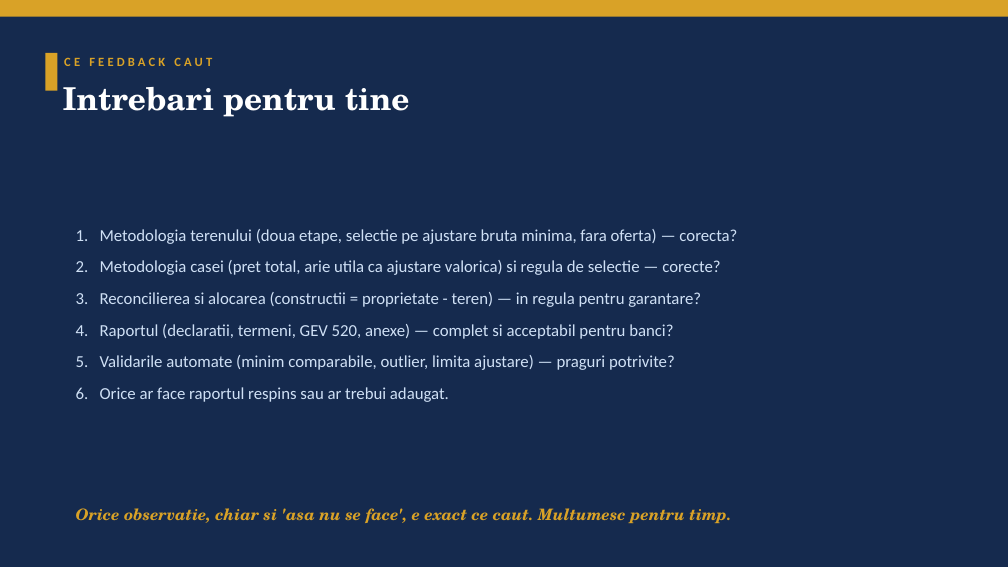
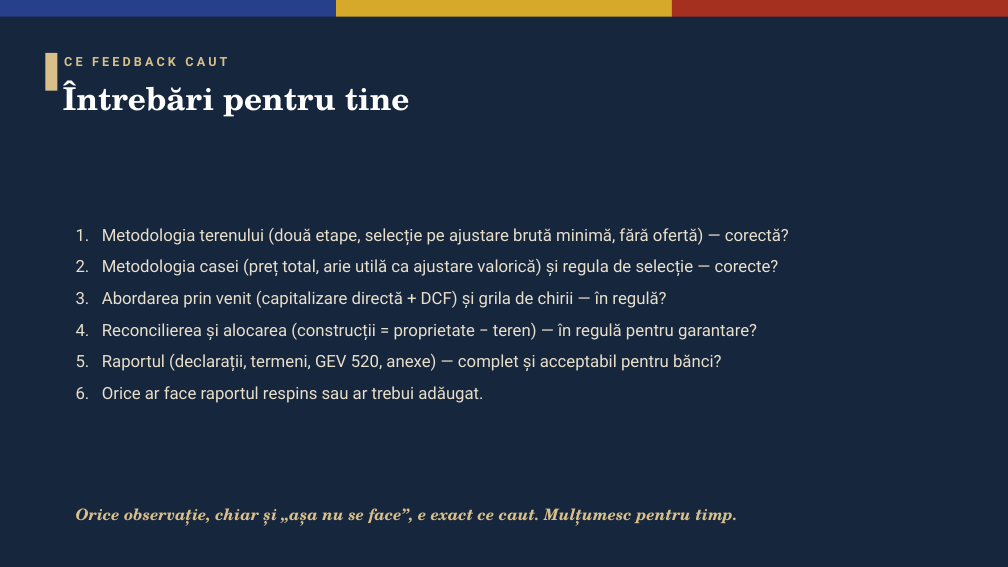
Before and after one commit to adrianserbanescu-byte/anevar, a slide deck: slide 12 of docs/prezentare-aplicatie.pptx. Drawn at 1008x567 pixels with LibreOffice and Linux fonts; fonts in the diff are those of the drawing. Boxes give left, top, right and bottom in pixels: in the first picture for what was removed or moved away, otherwise in the second. Text is boxed around its words. In the diff, an @@ line names an element or a change of style, - is before the commit and + after.

```diff
--- a/docs/prezentare-aplicatie.pptx
+++ b/docs/prezentare-aplicatie.pptx
@@ background #152A4E to #16263D @@
@@ rectangle resized from (x1=0, y1=0, x2=1008, y2=17) to (x1=0, y1=0, x2=336, y2=17) @@
@@ rectangle at (x1=0, y1=0, x2=336, y2=17): fill #D9A227 to #27408B @@
@@ rectangle added at (x1=336, y1=0, x2=671, y2=17), fill #D7A92B @@
@@ rectangle added at (x1=672, y1=0, x2=1008, y2=17), fill #A5301F @@
@@ rectangle at (x1=45, y1=53, x2=57, y2=91): fill #D9A227 to #D9C08A @@
@@ text "CE FEEDBACK CAUT" at (x1=64, y1=57, x2=227, y2=66): font Calibri to Roboto, text colour #D9A227 to #D9C08A @@
@@ text at (x1=63, y1=80, x2=410, y2=117): text changed @@
-Intrebari pentru tine
+Întrebări pentru tine
@@ text at (x1=76, y1=228, x2=789, y2=403): text changed; font Calibri to Roboto; text colour #CFE0F5 to #E9E0CC @@
-1. Metodologia terenului (doua etape, selectie pe ajustare bruta minima, fara oferta) — corecta?
-2. Metodologia casei (pret total, arie utila ca ajustare valorica) si regula de selectie — corecte?
-3. Reconcilierea si alocarea (constructii = proprietate - teren) — in regula pentru garantare?
-4. Raportul (declaratii, termeni, GEV 520, anexe) — complet si acceptabil pentru banci?
-5. Validarile automate (minim comparabile, outlier, limita ajustare) — praguri potrivite?
-6. Orice ar face raportul respins sau ar trebui adaugat.
+1. Metodologia terenului (două etape, selecție pe ajustare brută minimă, fără ofertă) — corectă?
+2. Metodologia casei (preț total, arie utilă ca ajustare valorică) și regula de selecție — corecte?
+3. Abordarea prin venit (capitalizare directă + DCF) și grila de chirii — în regulă?
+4. Reconcilierea și alocarea (construcții = proprietate − teren) — în regulă pentru garantare?
+5. Raportul (declarații, termeni, GEV 520, anexe) — complet și acceptabil pentru bănci?
+6. Orice ar face raportul respins sau ar trebui adăugat.
@@ text at (x1=76, y1=508, x2=738, y2=526): text changed; text colour #D9A227 to #D9C08A @@
-Orice observatie, chiar si 'asa nu se face', e exact ce caut. Multumesc pentru timp.
+Orice observație, chiar și „așa nu se face”, e exact ce caut. Mulțumesc pentru timp.
```
Also in this commit, not shown: 11 other slides changed, 1 other file.
